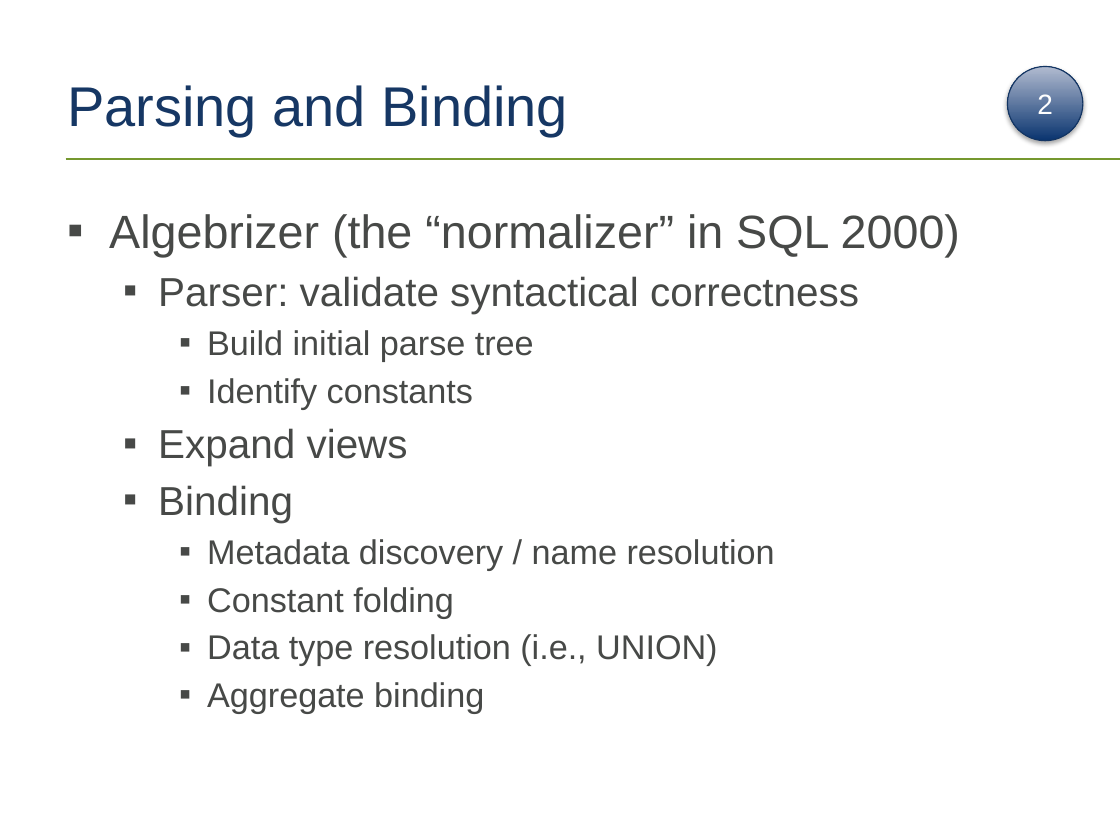
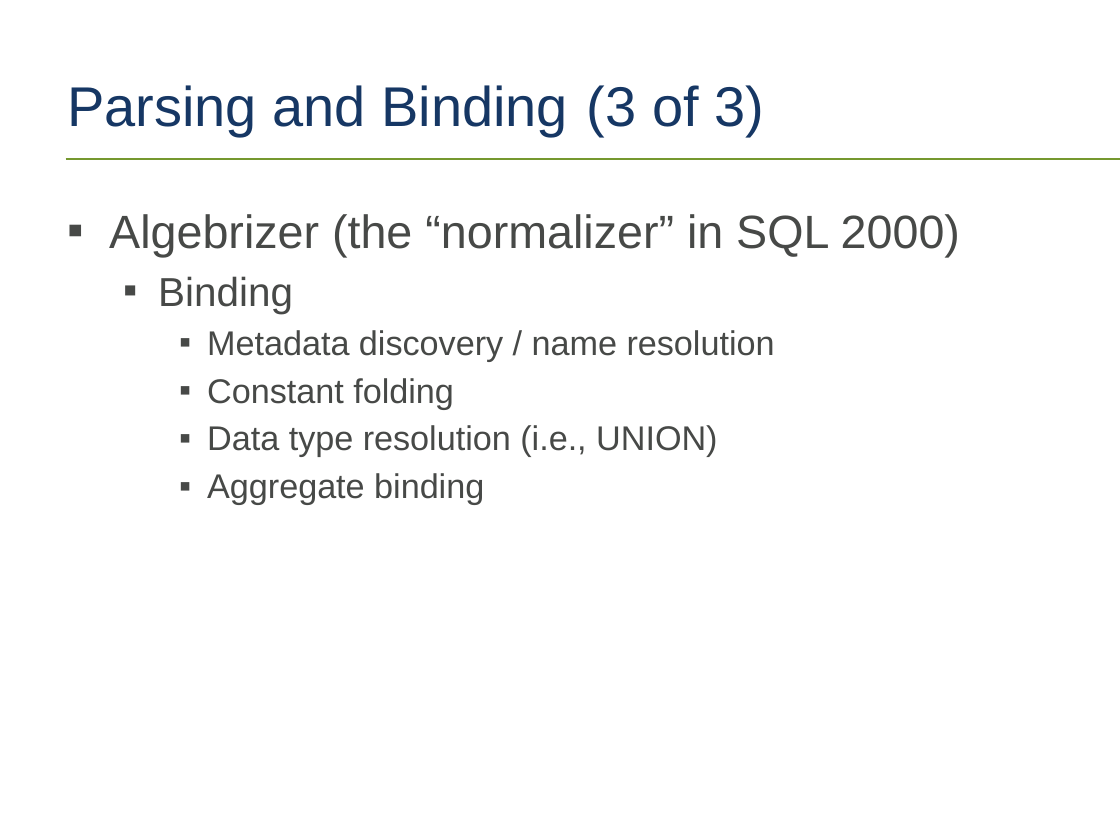
Before and after one commit to tf3604/OptimizerPresentation, a slide deck: slide 31 of Optimizer.pptx (slide 29 before the commit). Drawn at 1120x840 pixels with LibreOffice and Linux fonts; fonts in the diff are those of the drawing; background and template pictures are left out. Boxes give left, top, right and bottom in pixels: in the first picture for what was removed or moved away, otherwise in the second. Text is boxed around its words. In the diff, an @@ line names an element or a change of style, - is before the commit and + after.

Commit message:
Changes to parsing and bind (both slide deck and demo scripts).

```diff
--- a/Optimizer.pptx
+++ b/Optimizer.pptx
@@ title at (x1=67, y1=85, x2=764, y2=135): text changed @@
-Parsing and Binding
+Parsing and Binding (3 of 3)
@@ ellipse removed at (x1=1007, y1=66, x2=1082, y2=140) @@
-2
@@ text at (x1=158, y1=276, x2=859, y2=466): paragraphs removed @@
-  ▪ Parser: validate syntactical correctness
-    ▪ Build initial parse tree
-    ▪ Identify constants
-  ▪ Expand views
```
Also in this commit, not shown: 1 other slide changed, 2 slides added, 1 slide removed, 1 other file.
